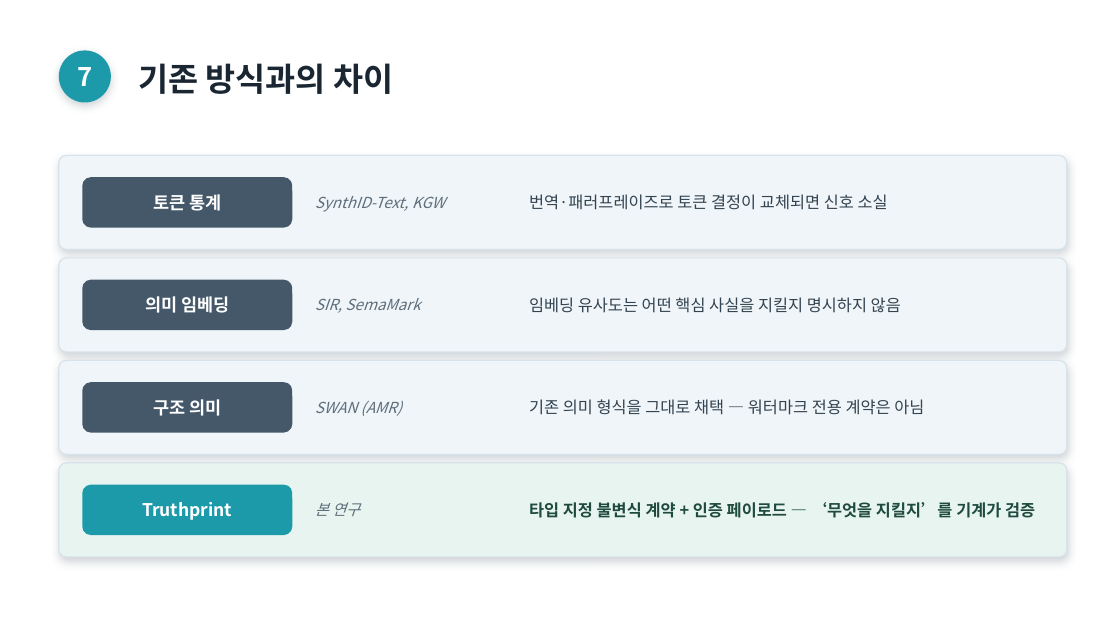
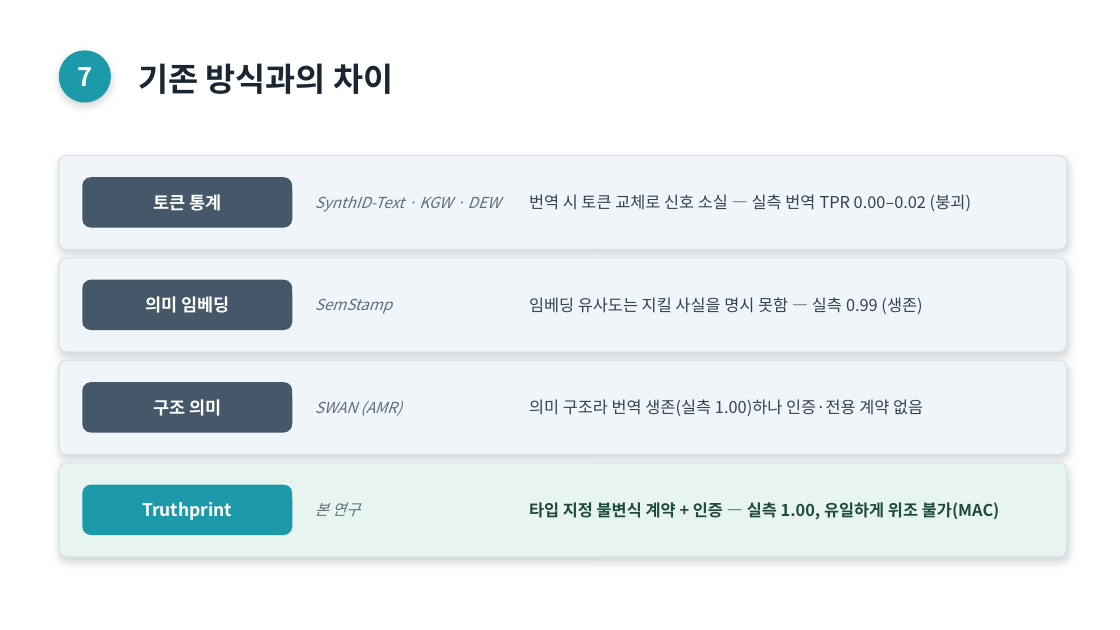
Before and after one commit to leemgs/truthprint, a slide deck: slide 8 of ppt/truthprint_presentation_ko_20260723.pptx. Drawn at 1120x630 pixels with LibreOffice and Linux fonts; fonts in the diff are those of the drawing. Boxes give left, top, right and bottom in pixels: in the first picture for what was removed or moved away, otherwise in the second. Text is boxed around its words. In the diff, an @@ line names an element or a change of style, - is before the commit and + after.

```diff
--- a/ppt/truthprint_presentation_ko_20260723.pptx
+++ b/ppt/truthprint_presentation_ko_20260723.pptx
@@ text at (315, 196, 501, 212): text changed @@
-SynthID-Text, KGW
+SynthID-Text · KGW · DEW
@@ text at (529, 194, 971, 211): text changed @@
-번역·패러프레이즈로 토큰 결정이 교체되면 신호 소실
+번역 시 토큰 교체로 신호 소실 — 실측 번역 TPR 0.00–0.02 (붕괴)
@@ text at (315, 299, 392, 314): text changed @@
-SIR, SemaMark
+SemStamp
@@ text at (529, 297, 922, 314): text changed @@
-임베딩 유사도는 어떤 핵심 사실을 지킬지 명시하지 않음
+임베딩 유사도는 지킬 사실을 명시 못함 — 실측 0.99 (생존)
@@ text at (529, 399, 923, 416): text changed @@
-기존 의미 형식을 그대로 채택 — 워터마크 전용 계약은 아님
+의미 구조라 번역 생존(실측 1.00)하나 인증·전용 계약 없음
@@ text at (529, 502, 1000, 520): text changed @@
-타입 지정 불변식 계약 + 인증 페이로드 — ‘무엇을 지킬지’를 기계가 검증
+타입 지정 불변식 계약 + 인증 — 실측 1.00, 유일하게 위조 불가(MAC)
```
Also in this commit, not shown: 1 other slide changed, 6 other files.
